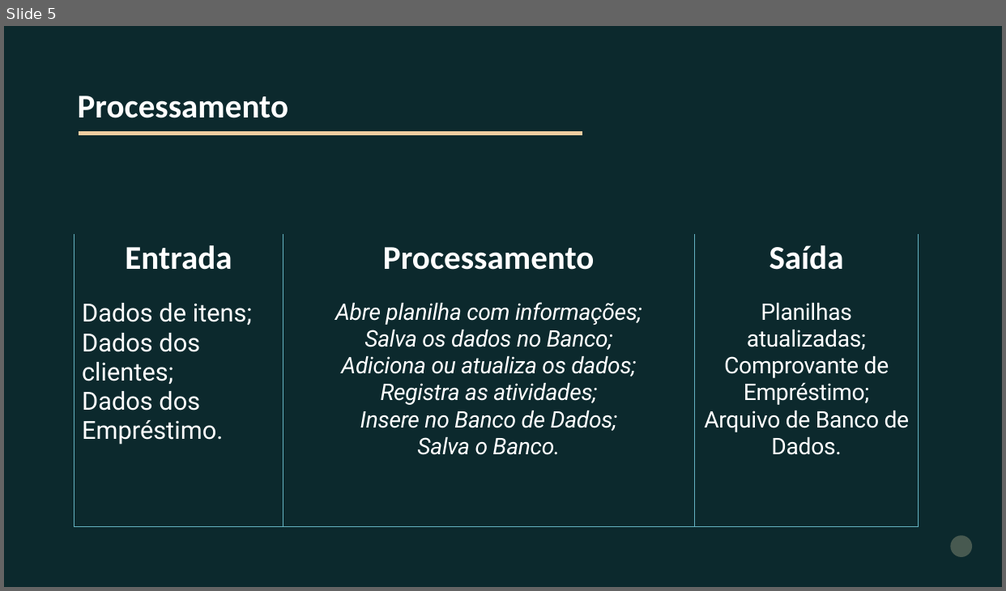
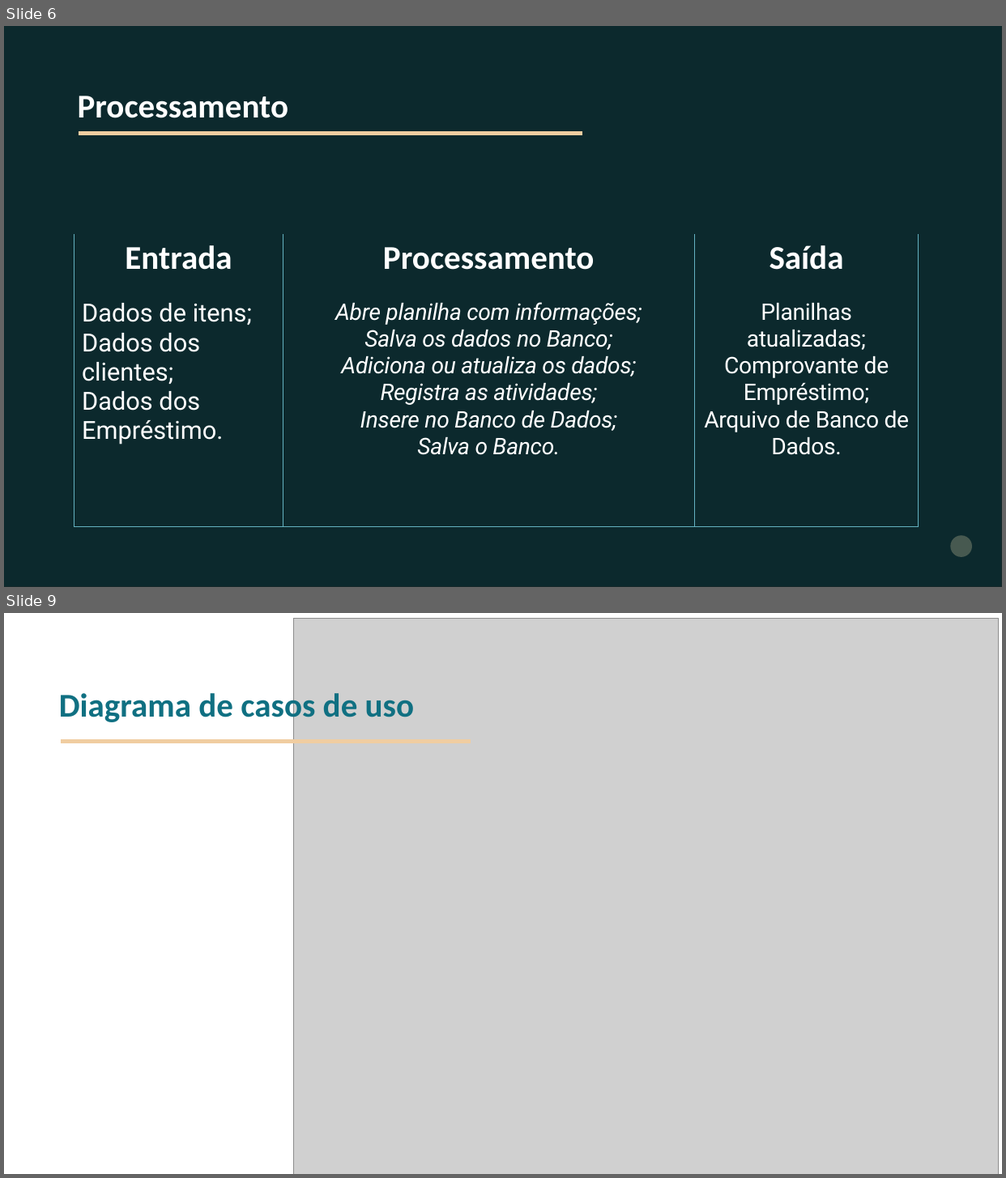
Before and after one commit to jpesilva/InventoryControlSystem, a slide deck: Documentation/Apresentacoes/1a_SI.pptx. Shown one above the other, each under a label of ours: slide 5 before the commit, slides 6 and 9 after it; the slides between them are not shown. The pictures are 1006x591 and 1006x1178 pixels, drawn with LibreOffice and Linux fonts; fonts in the diff are those of the drawing; grey boxes stand for pictures; background and template pictures are left out; a plain dark background stands for a picture behind light text. Boxes give left, top, right and bottom in pixels: in the first picture for what was removed or moved away, otherwise in the second. Text is boxed around its words. In the diff, an @@ line names an element or a change of style, - is before the commit and + after.

```diff
--- a/Documentation/Apresentacoes/1a_SI.pptx
+++ b/Documentation/Apresentacoes/1a_SI.pptx
@@ slide 9 added at bbox=[4, 613, 1002, 1174], background #FFFFFF @@
@@ picture added at bbox=[294, 618, 999, 1174] @@
@@ text added at bbox=[59, 689, 414, 725], 32 pt, text #107082, bold @@
+Diagrama de casos de uso
@@ freeform shape added at bbox=[61, 741, 471, 745], outline #F0CDA1 4.31 pt @@
@@ what was slide 5 is now slide 6 @@
```
Also in this commit, not shown: 3 slides changed, 3 other slides added, 4 other files.
